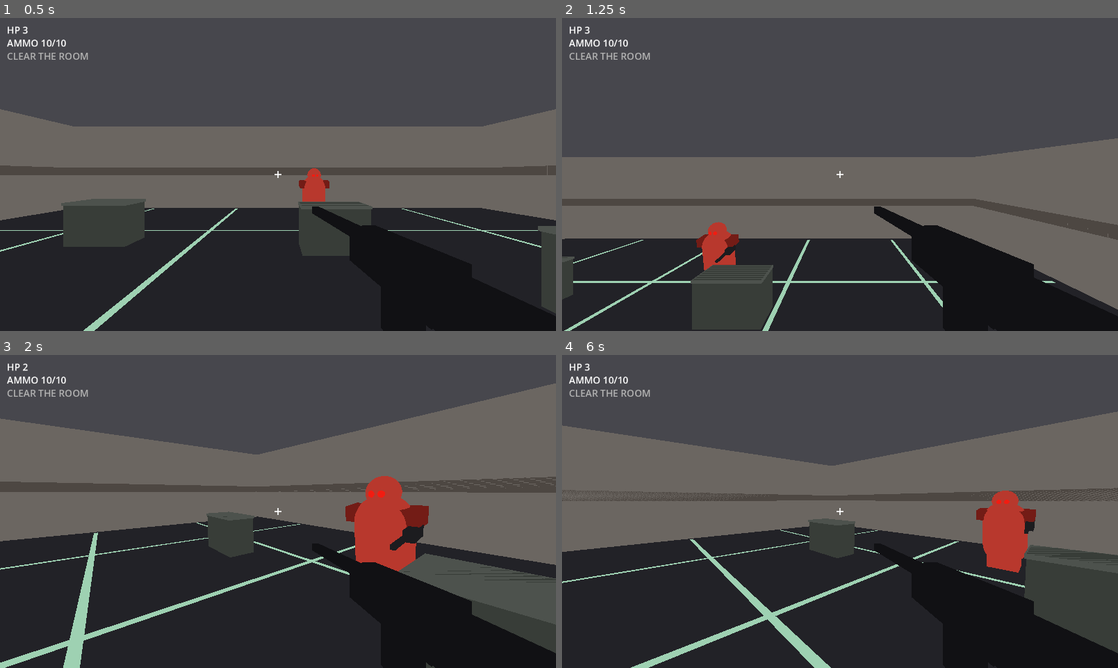
Above: before the commit, frames 1-4 (two rows, left to right).
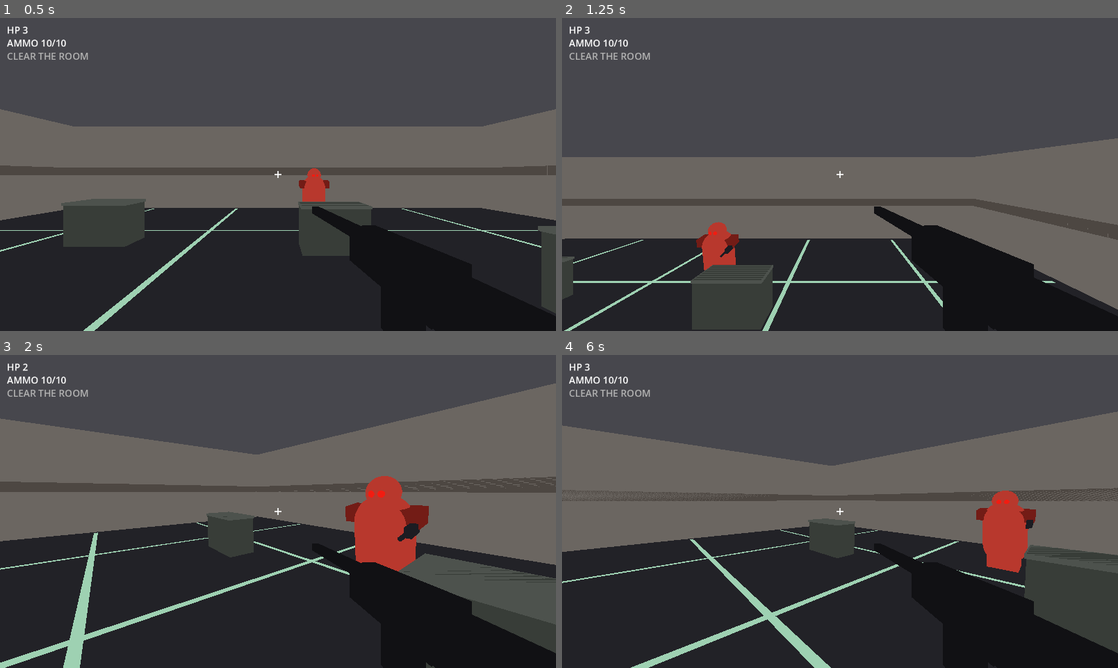
Above: after the commit, the same moments.

Repository: zachmofo/fps-studio
Game: Godot game, scene res://scenes/main.tscn
Two runs of this game, one before a commit and one after it. Both use one fixed random seed, a clock stepped at 60 frames per second and the inputs below.
Inputs (mouse positions are in pixels of both pictures, inside the frame that each line leads up to):
- Up to frame 1 (0.5 s): no input
- Up to frame 2 (1.25 s): move the mouse to (962, 158) at 0.52 s; press the mouse at (962, 158) at 0.53 s; hold D (move_right) from 0.53 s (still down); tap Space (jump) at 0.77 s
- Up to frame 3 (2 s): move the mouse to (250, 511) at 1.27 s; release D (move_right) at 1.28 s; release the mouse at (250, 511) at 1.28 s; hold W (move_forward) from 1.28 s (still down); tap Shift (sprint) at 1.35 s; tap Space (jump) at 1.52 s
- Up to frame 4 (6 s): move the mouse to (851, 505) at 2.02 s; press the mouse at (851, 505) at 2.03 s; move the mouse to (834, 517) at 2.77 s; release the mouse at (834, 517) at 2.78 s; tap Shift (sprint) at 2.85, 4.35, 5.85 s; tap Space (jump) at 3.02, 3.77, 4.52 s; move the mouse to (878, 514) at 3.52 s; press the mouse at (878, 514) at 3.53 s; move the mouse to (795, 508) at 4.27 s; release the mouse at (795, 508) at 4.28 s; move the mouse to (845, 511) at 5.02 s; press the mouse at (845, 511) at 5.03 s; move the mouse to (817, 505) at 5.77 s; release W (move_forward) at 5.78 s; release the mouse at (817, 505) at 5.78 s; hold D (move_right) from 5.78 s (still down)

Frame 1 is identical in both runs. In frame 2, less than 0.1% of the frame differs, in the area x 27-32%, y 72-79%; in frame 3, 0.2%, in the area x 70-77%, y 53-63%; in frame 4, less than 0.1%.

Commit message:
I-13 Pike lock: gun dims/color + orange-yellow muzzle

Diff:
--- a/scenes/dummy.tscn
+++ b/scenes/dummy.tscn
@@ -39,23 +39,27 @@
 
 [sub_resource type="StandardMaterial3D" id="Mat_gun"]
 shading_mode = 0
-albedo_color = Color(0.12, 0.12, 0.13, 1)
+albedo_color = Color(0.12, 0.12, 0.14, 1)
 
 [sub_resource type="BoxMesh" id="BoxMesh_gun_body"]
 material = SubResource("Mat_gun")
-size = Vector3(0.12, 0.14, 0.32)
+size = Vector3(0.08, 0.12, 0.28)
 
-[sub_resource type="BoxMesh" id="BoxMesh_gun_barrel"]
+[sub_resource type="CylinderMesh" id="CylinderMesh_gun_barrel"]
 material = SubResource("Mat_gun")
-size = Vector3(0.05, 0.05, 0.48)
+top_radius = 0.025
+bottom_radius = 0.025
+height = 0.22
 
 [sub_resource type="StandardMaterial3D" id="Mat_muzzle"]
+transparency = 1
 shading_mode = 0
-albedo_color = Color(1.0, 0.85, 0.15, 1)
+albedo_color = Color(1.0, 0.55, 0.12, 0.95)
 
-[sub_resource type="BoxMesh" id="BoxMesh_muzzle"]
+[sub_resource type="SphereMesh" id="SphereMesh_muzzle"]
 material = SubResource("Mat_muzzle")
-size = Vector3(0.1, 0.1, 0.1)
+radius = 0.13
+height = 0.26
 
 [sub_resource type="CapsuleShape3D" id="CapsuleShape3D_dummy"]
 radius = 0.4
@@ -97,24 +101,24 @@
 mesh = SubResource("SphereMesh_eye")
 
 [node name="Gun" type="Node3D" parent="Visuals"]
-transform = Transform3D(1, 0, 0, 0, 1, 0, 0, 0, 1, 0.42, 1.2, 0.15)
+transform = Transform3D(1, 0, 0, 0, 1, 0, 0, 0, 1, 0.42, 1.25, 0.15)
 visible = false
 
 [node name="Body" type="MeshInstance3D" parent="Visuals/Gun"]
-transform = Transform3D(1, 0, 0, 0, 1, 0, 0, 0, 1, 0, 0, 0.05)
+transform = Transform3D(1, 0, 0, 0, 1, 0, 0, 0, 1, 0, 0, 0.1)
 cast_shadow = 0
 mesh = SubResource("BoxMesh_gun_body")
 
 [node name="Barrel" type="MeshInstance3D" parent="Visuals/Gun"]
-transform = Transform3D(1, 0, 0, 0, 1, 0, 0, 0, 1, 0, 0.02, 0.42)
+transform = Transform3D(1, 0, 0, 0, 0, -1, 0, 1, 0, 0, 0, 0.35)
 cast_shadow = 0
-mesh = SubResource("BoxMesh_gun_barrel")
+mesh = SubResource("CylinderMesh_gun_barrel")
 
 [node name="MuzzleFlash" type="MeshInstance3D" parent="Visuals/Gun"]
-transform = Transform3D(1, 0, 0, 0, 1, 0, 0, 0, 1, 0, 0.02, 0.7)
+transform = Transform3D(1, 0, 0, 0, 1, 0, 0, 0, 1, 0, 0, 0.5)
 visible = false
 cast_shadow = 0
-mesh = SubResource("BoxMesh_muzzle")
+mesh = SubResource("SphereMesh_muzzle")
 
 [node name="CollisionShape3D" type="CollisionShape3D" parent="."]
 transform = Transform3D(1, 0, 0, 0, 1, 0, 0, 0, 1, 0, 0.9, 0)
Not shown, changed: CHANGELOG.md
Not shown, changed: README.md
